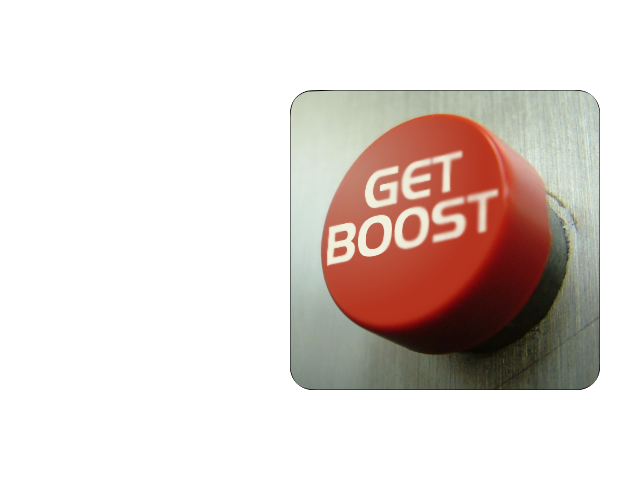
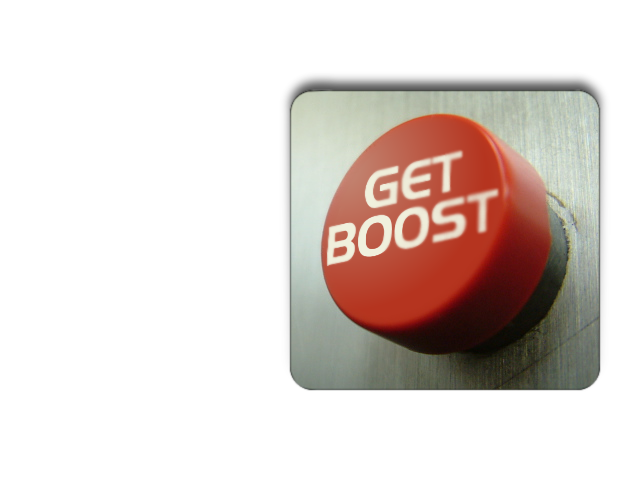
The second w=640, h=480 image is a revision of the first. Changes to its layers:
added layer "Drop-Shadow#2" (80%) above "Drop-Shadow#1" over [281, 73, 609, 387]
painted on "New Layer#8" over [289, 89, 602, 391]
